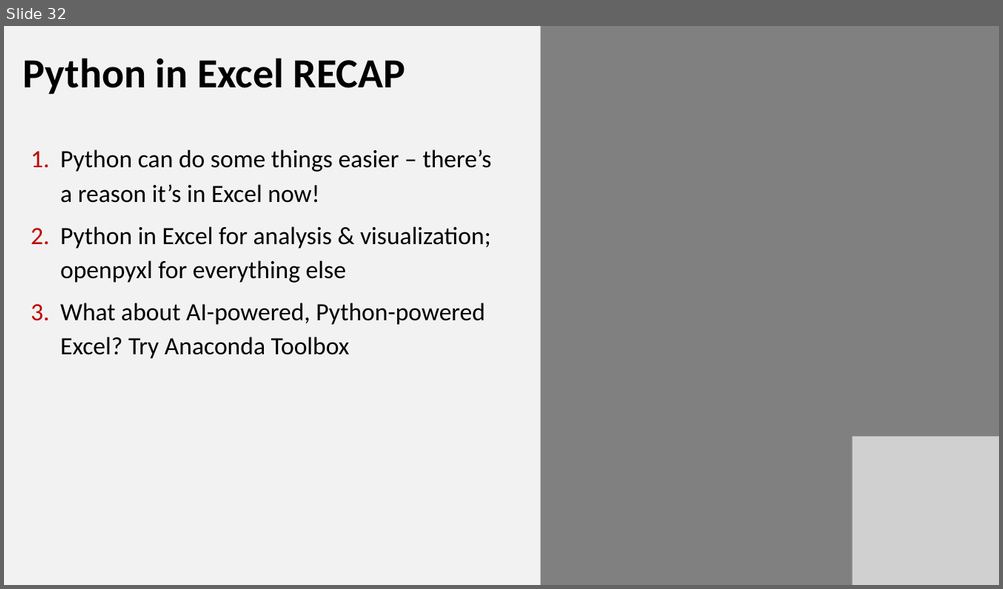
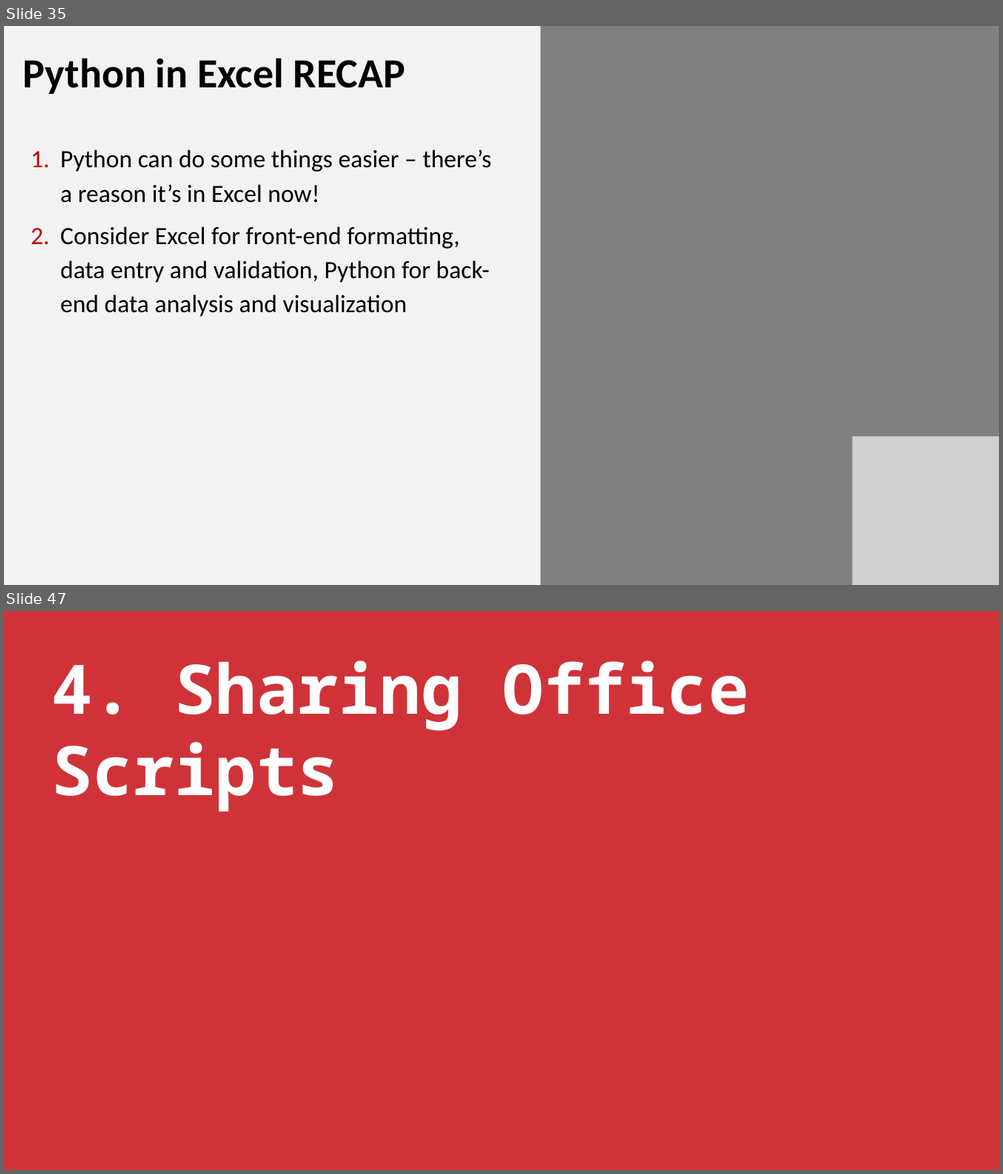
Before and after one commit to stringfestdata/xlgs-mc-2025, a slide deck: excel-power-tools-gxls-2025.pptx. Shown one above the other, each under a label of ours: slide 32 before the commit, slides 35 and 47 after it; the slides between them are not shown. The pictures are 1003x589 and 1003x1174 pixels, drawn with LibreOffice and Linux fonts; fonts in the diff are those of the drawing; grey boxes stand for pictures. Boxes give left, top, right and bottom in pixels: in the first picture for what was removed or moved away, otherwise in the second. Text is boxed around its words. In the diff, an @@ line names an element or a change of style, - is before the commit and + after.

```diff
--- a/excel-power-tools-gxls-2025.pptx
+++ b/excel-power-tools-gxls-2025.pptx
@@ slide 47 added at box(4, 611, 999, 1170), background #F2F2F2 @@
@@ rectangle added at box(4, 611, 999, 1170), fill #CF3338 @@
@@ text added at box(51, 661, 749, 812), 99 pt, text #FFFFFF, bold @@
+4. Sharing Office Scripts
@@ what was slide 32 is now slide 35 @@
@@ slide 35 changed as well @@
@@ text at box(60, 227, 489, 317): text changed @@
-2. Python in Excel for analysis & visualization; openpyxl for everything else
-3. What about AI-powered, Python-powered Excel? Try Anaconda Toolbox
+2. Consider Excel for front-end formatting, data entry and validation, Python for back-end data analysis and visualization
```
Also in this commit, not shown: 6 other slides changed, 28 other slides added, 5 slides removed, 45 other files.
